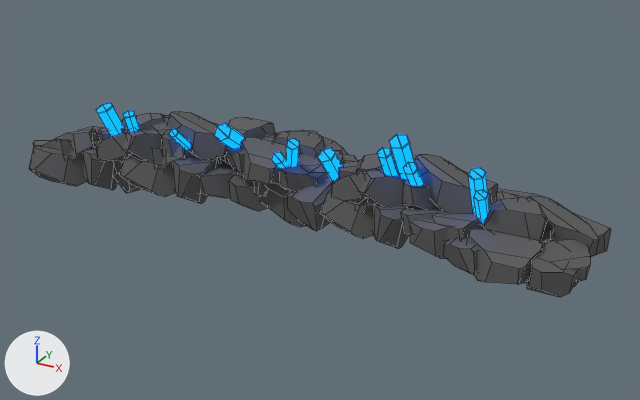
The FBX model Assets/FBX/Cenário/PedraLarga.fbx: old version first, new version second.
Both versions are drawn from a camera (50 mm lens) standing at (21.6, -36.0, 18.2) and looking at (1.7, 0.0, 0.1). Every picture has the same lights, and +X, +Y and +Z are marked at lower left. Mesh edges are drawn as thin lines. Where no turn or scale is listed for an object, it has been applied to the vertices.

Names of what the first picture shows: 'Pedra Larga'.
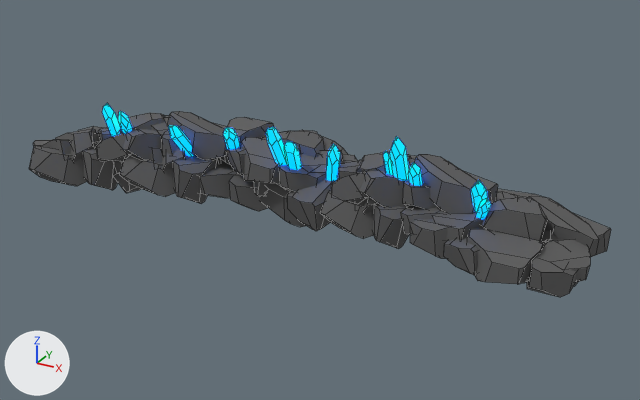
Edits to the scene script, one JSON object a line:
```json
{"op": "set", "path": "mat_hexstone.base_color", "old": "(0.0, 0.0, 0.0)", "new": "(0.0, 0.726, 1.0)", "note": "black #000000 -> cyan #00ddff"}
{"op": "set", "path": "mat_hexstone.roughness", "old": "1.0", "new": "0.261"}
{"block": "me_pedra_01_001", "where": "# used by ob_pedra_larga; location = (0.0, 0.0, 0.0)"}
{"op": "remove", "block": "me_pedra_01_001", "code": "me_pedra_01_001.from_pydata(...)  # 2916 vertices, 1798 faces; spans x -15.7..15.6, y -4.6..4.4, z -1.3..4.9"}
{"op": "add", "block": "me_pedra_01_001", "code": "me_pedra_01_001.from_pydata(...)  # 2868 vertices, 1642 faces; spans x -15.7..15.6, y -4.6..4.4, z -1.3..4.8"}
{"block": "me_pedra_01_001", "change": "me_pedra_01_001 part 1: the loose piece of 28 vertices spanning x -3.5..-2.6, y -1.8..0.4, z 1.9..3.8 is rebuilt with 24 vertices and now spans x -3.6..-2.7, y -1.1..0.2, z 1.6..3.5"}
{"block": "me_pedra_01_001", "change": "me_pedra_01_001 part 2: the loose piece of 28 vertices spanning x 0.3..1.7, y -2.2..-0.4, z 1.8..3.9 is rebuilt with 24 vertices and now spans x 0.5..1.3, y -1.8..-0.6, z 1.9..3.7"}
{"block": "me_pedra_01_001", "change": "me_pedra_01_001 part 3: the loose piece of 28 vertices spanning x 6.8..7.6, y -1.8..0.1, z 1.7..3.7 is rebuilt with 24 vertices and now spans x 6.9..7.5, y -1.2..-0.2, z 1.9..3.5"}
{"block": "me_pedra_01_001", "change": "me_pedra_01_001 part 4: the loose piece of 28 vertices spanning x -10.4..-9.2, y -2.7..-1.1, z 1.8..4.0 is rebuilt with 24 vertices and now spans x -10.2..-9.4, y -2.5..-1.1, z 1.7..4.1"}
{"block": "me_pedra_01_001", "change": "me_pedra_01_001 part 5: a new loose piece of 24 vertices spanning x -0.1..0.8, y -2.7..-0.6, z 1.9..4.6, in mat_hexstone (cyan #00ddff)"}
{"block": "me_pedra_01_001", "change": "me_pedra_01_001 part 6: a new loose piece of 24 vertices spanning x 10.2..11.1, y -2.0..-0.6, z 1.1..2.9, in mat_hexstone (cyan #00ddff)"}
{"block": "me_pedra_01_001", "change": "me_pedra_01_001 part 7: 8 vertices moved from x 0.4..10.9, y -2.3..-0.4, z 1.0..4.8 to x 2.4..10.1, y -1.3..-0.1, z 2.0..4.8; 160 vertices removed from x 0.0..11.0, y -2.3..0.6, z 0.7..4.9; 88 vertices added at x 2.1..10.8, y -1.8..0.4, z 0.9..4.7"}
{"block": "me_pedra_01_001", "change": "me_pedra_01_001 part 8: 1 vertex moved from x -8.3, y -1.4, z 2.4 to x -9.0, y -2.1, z 3.6; 54 vertices removed from x -8.9..-5.6, y -2.3..-0.3, z 1.6..3.7; 46 vertices added at x -9.3..-5.5, y -2.4..0.0, z 1.2..3.8"}
```

Changed parts and their boxes (x1, y1, x2, y2) in the pictures (640 x 400 px; the box of a moved part takes in the faces that stretch with it):
```json
{"object": "Pedra Larga", "change": "recoloured, surface changed, reshaped", "before": [29, 102, 611, 297], "after": [29, 103, 611, 297]}
{"part": 1, "of": "me_pedra_01_001", "change": "rebuilt", "before": [214, 123, 245, 149], "after": [223, 127, 240, 150]}
{"part": 2, "of": "me_pedra_01_001", "change": "rebuilt", "before": [286, 138, 299, 167], "after": [284, 140, 302, 170], "on screen": "36% wider"}
{"part": 3, "of": "me_pedra_01_001", "change": "rebuilt", "before": [403, 162, 424, 187], "after": [408, 162, 423, 186], "on screen": "27% narrower"}
{"part": 4, "of": "me_pedra_01_001", "change": "rebuilt", "before": [96, 102, 124, 137], "after": [102, 103, 121, 137], "on screen": "31% narrower"}
{"part": 5, "of": "me_pedra_01_001", "change": "added", "after": [266, 127, 287, 167], "on screen": "cyan"}
{"part": 6, "of": "me_pedra_01_001", "change": "added", "after": [476, 198, 491, 219]}
{"part": 7, "of": "me_pedra_01_001", "change": "moved or reshaped", "before": [271, 134, 490, 223], "after": [326, 136, 488, 213]}
{"part": 8, "of": "me_pedra_01_001", "change": "moved or reshaped", "before": [123, 111, 190, 150], "after": [118, 111, 194, 157]}
```
